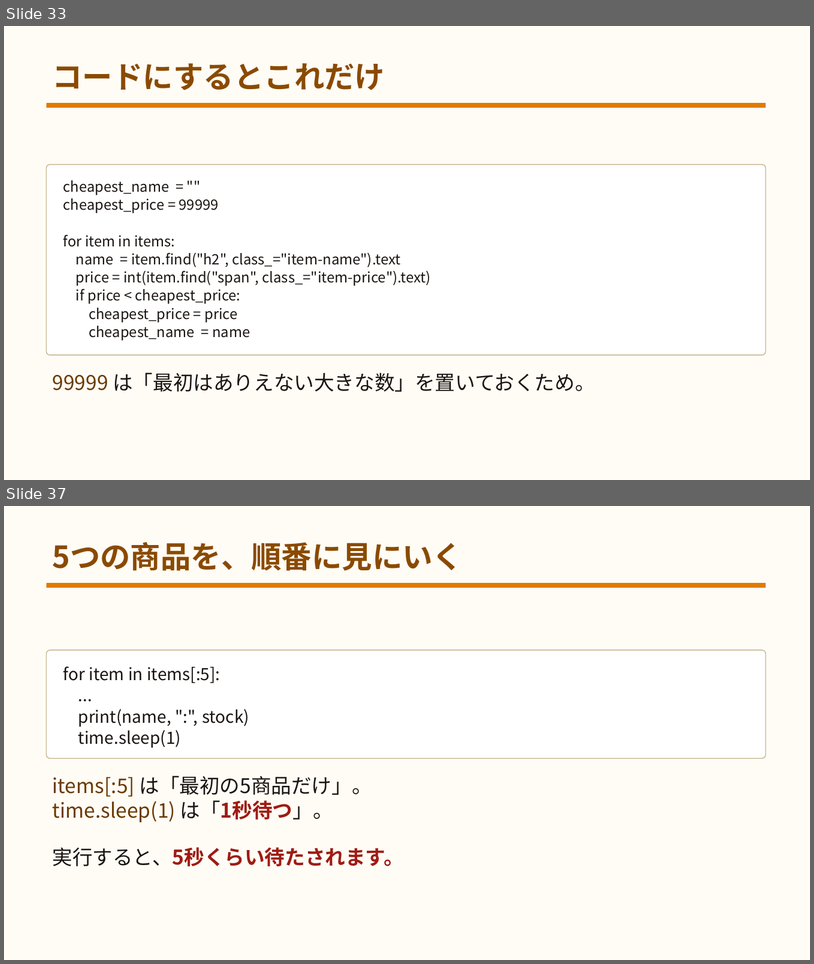
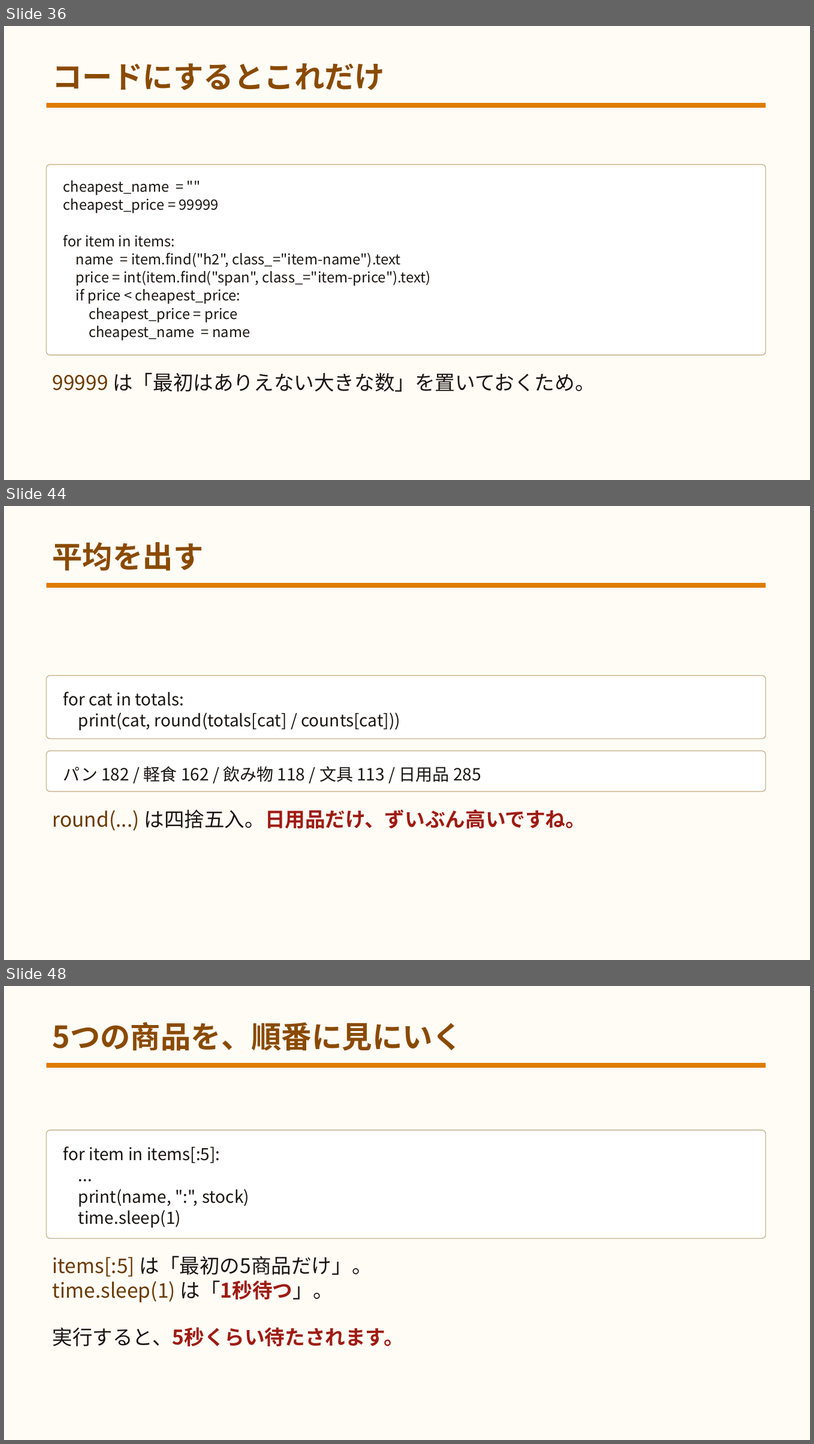
Before and after one commit to yuracode/isshop, a slide deck: docs/slides.pptx. Shown one above the other, each under a label of ours: slides 33 and 37 before the commit, slides 36, 44 and 48 after it; the slides between them are not shown. The pictures are 814x964 and 814x1444 pixels, drawn with LibreOffice and Linux fonts; fonts in the diff are those of the drawing. Boxes give left, top, right and bottom in pixels: in the first picture for what was removed or moved away, otherwise in the second. Text is boxed around its words. In the diff, an @@ line names an element or a change of style, - is before the commit and + after.

```diff
--- a/docs/slides.pptx
+++ b/docs/slides.pptx
@@ slide 44 added at [4,506,810,960], background #FFFCF6 @@
@@ text added at [52,542,203,571], 36 pt, text #8A4A00, bold @@
+平均を出す
@@ rectangle added at [47,583,766,588], fill #E07B00 @@
@@ rounded rectangle added at [47,675,766,738], fill #FFFFFF, outline #C7B48E 1 pt @@
@@ text added at [63,691,401,730], 20 pt, text #1A1512 @@
+for cat in totals:
+print(cat, round(totals[cat] / counts[cat]))
@@ rounded rectangle added at [47,750,766,791], fill #FFFFFF, outline #C7B48E 1 pt @@
@@ text added at [63,766,482,782], 20 pt, text #1A1512 @@
+パン 182 / 軽食 162 / 飲み物 118 / 文具 113 / 日用品 285
@@ text added at [52,809,586,831], 24 pt, text #9E1B12 @@
+round(...) は四捨五入。日用品だけ、ずいぶん高いですね。
@@ what was slide 33 is now slide 36 @@
@@ what was slide 37 is now slide 48 @@
```
Also in this commit, not shown: 6 slides changed, 10 other slides added, 15 other files.
